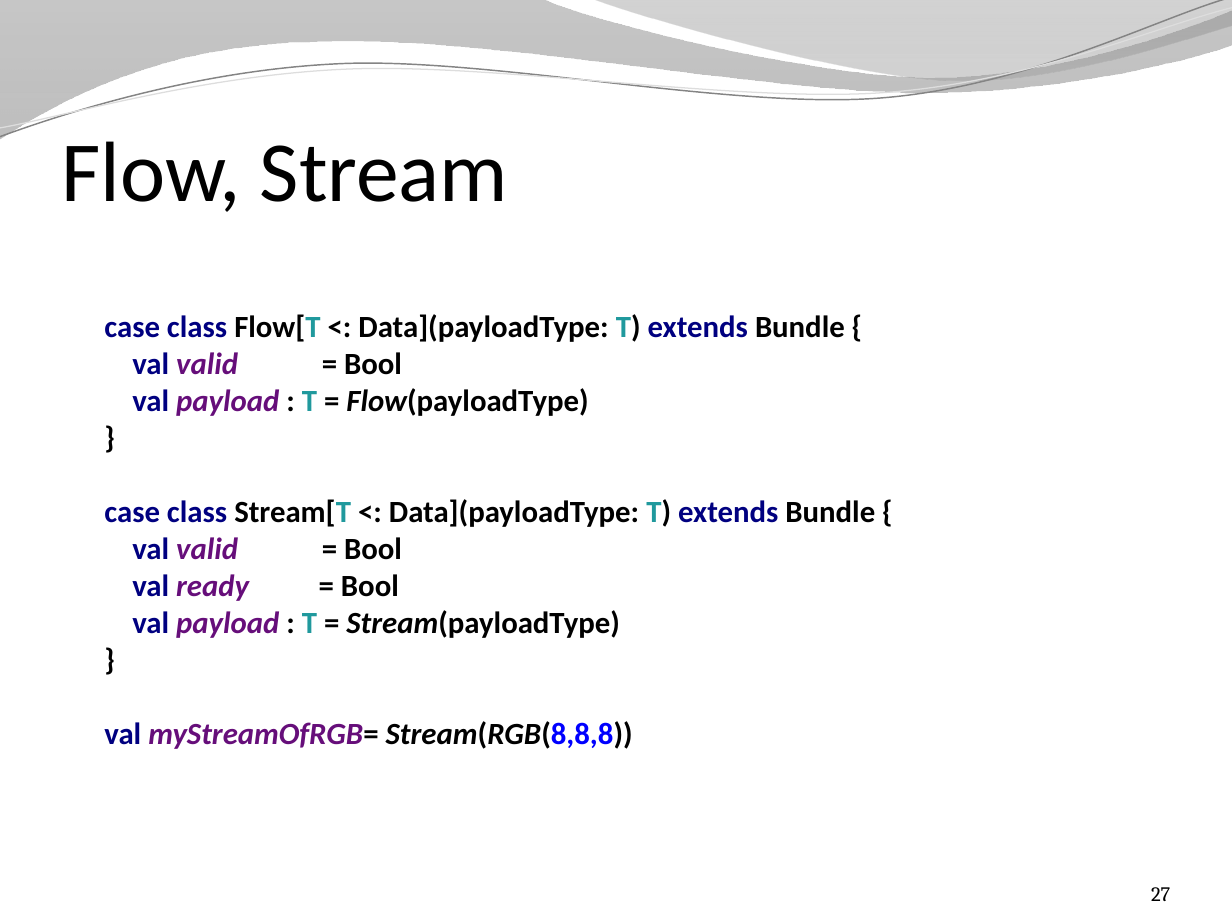
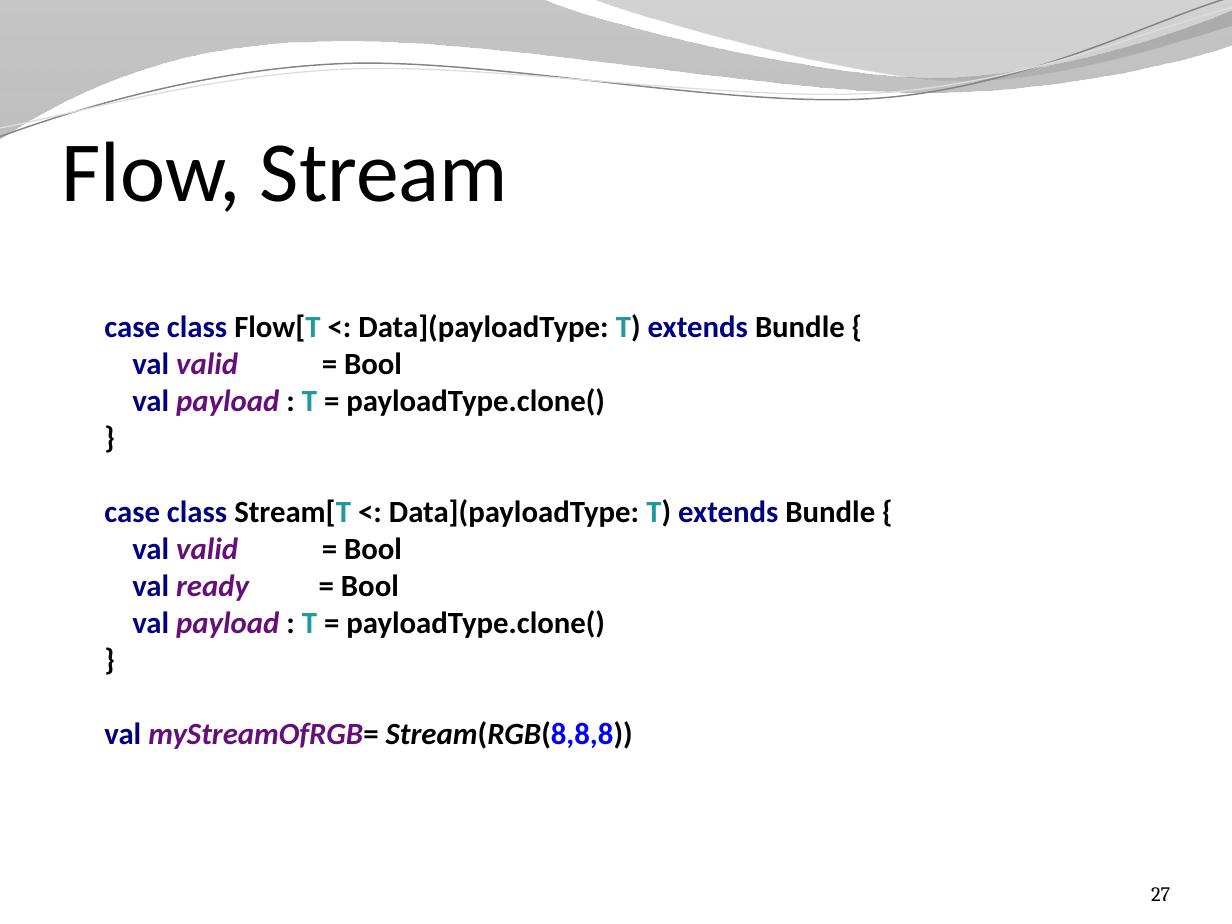
Before and after one commit to SpinalHDL/SpinalDoc, a slide deck: slide 27 of presentation/en/presentation.pptx. Drawn at 1232x924 pixels with LibreOffice and Linux fonts; fonts in the diff are those of the drawing; background and template pictures are left out. Boxes give left, top, right and bottom in pixels: in the first picture for what was removed or moved away, otherwise in the second. Text is boxed around its words. In the diff, an @@ line names an element or a change of style, - is before the commit and + after.

```diff
--- a/presentation/en/presentation.pptx
+++ b/presentation/en/presentation.pptx
@@ text at <box>104,314,875,638</box>: text changed @@
-case class Flow[T <: Data](payloadType: T) extends Bundle {
-val valid = Bool
-val payload : T = Flow(payloadType)
-}
-case class Stream[T <: Data](payloadType: T) extends Bundle {
-val valid = Bool
-val ready = Bool
-val payload : T = Stream(payloadType)
-}
+case class Flow[T <: Data](payloadType: T) extends Bundle {
+val valid = Bool
+val payload : T = payloadType.clone()
+}
+case class Stream[T <: Data](payloadType: T) extends Bundle {
+val valid = Bool
+val ready = Bool
+val payload : T = payloadType.clone()
+}
```
Also in this commit, not shown: 4 other slides changed, 4 other files.
